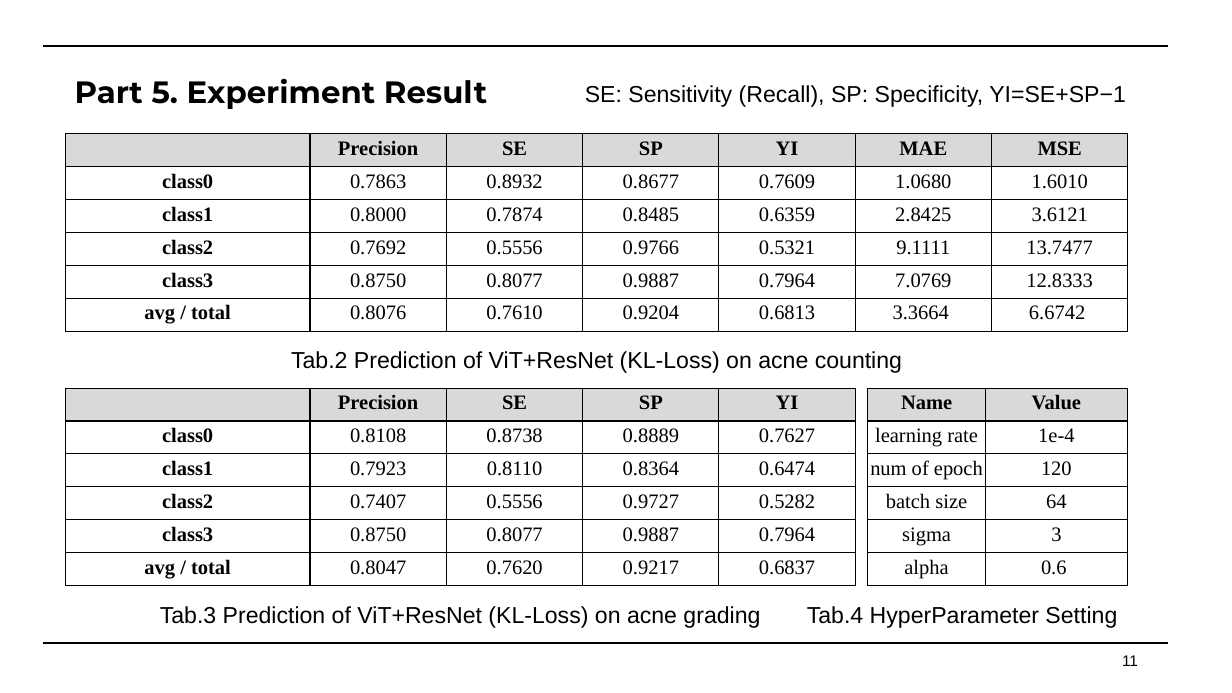
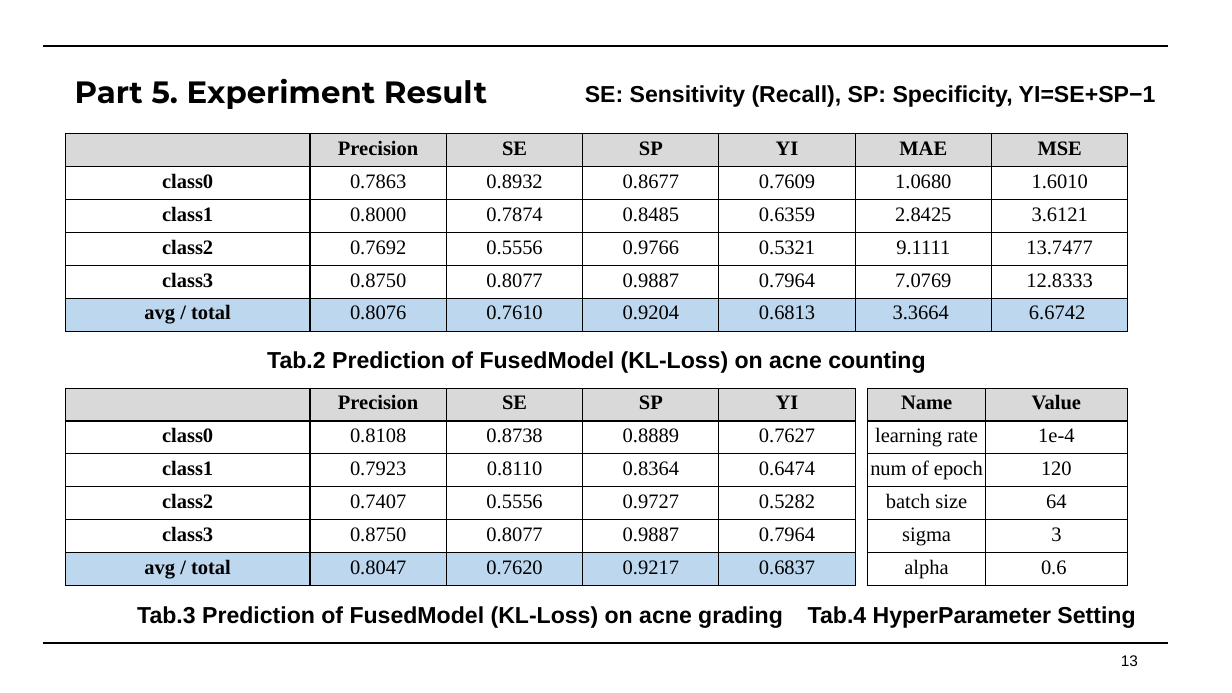
Before and after one commit to Faran-sward/ML-course-project, a slide deck: slide 13 of DOC&PPT/Machine+Learning+Course+Project.pptx (slide 11 before the commit). Drawn at 1232x693 pixels with LibreOffice and Linux fonts; fonts in the diff are those of the drawing. Boxes give left, top, right and bottom in pixels: in the first picture for what was removed or moved away, otherwise in the second. Text is boxed around its words. In the diff, an @@ line names an element or a change of style, - is before the commit and + after.

```diff
--- a/DOC&PPT/Machine+Learning+Course+Project.pptx
+++ b/DOC&PPT/Machine+Learning+Course+Project.pptx
@@ text "SE: Sensitivity (Recall), SP: Specificity, ..." at (x1=585, y1=85, x2=1156, y2=107): bold on @@
@@ table at (x1=66, y1=134, x2=1130, y2=332) @@
@@ fill none to #BDD7EE in row 6 @@
@@ text at (x1=267, y1=351, x2=925, y2=373): text changed; bold on @@
-Tab.2 Prediction of ViT+ResNet (KL-Loss) on acne counting
+Tab.2 Prediction of FusedModel (KL-Loss) on acne counting
@@ table at (x1=66, y1=388, x2=857, y2=586) @@
@@ fill none to #BDD7EE in row 6 @@
@@ text "Tab.4 HyperParameter Setting" at (x1=808, y1=606, x2=1135, y2=628): bold on @@
@@ text at (x1=137, y1=606, x2=783, y2=628): text changed; bold on @@
-Tab.3 Prediction of ViT+ResNet (KL-Loss) on acne grading
+Tab.3 Prediction of FusedModel (KL-Loss) on acne grading
@@ page number at (x1=1121, y1=655, x2=1138, y2=666): text changed @@
-11
+13
```
Also in this commit, not shown: 9 other slides changed, 4 slides added.
